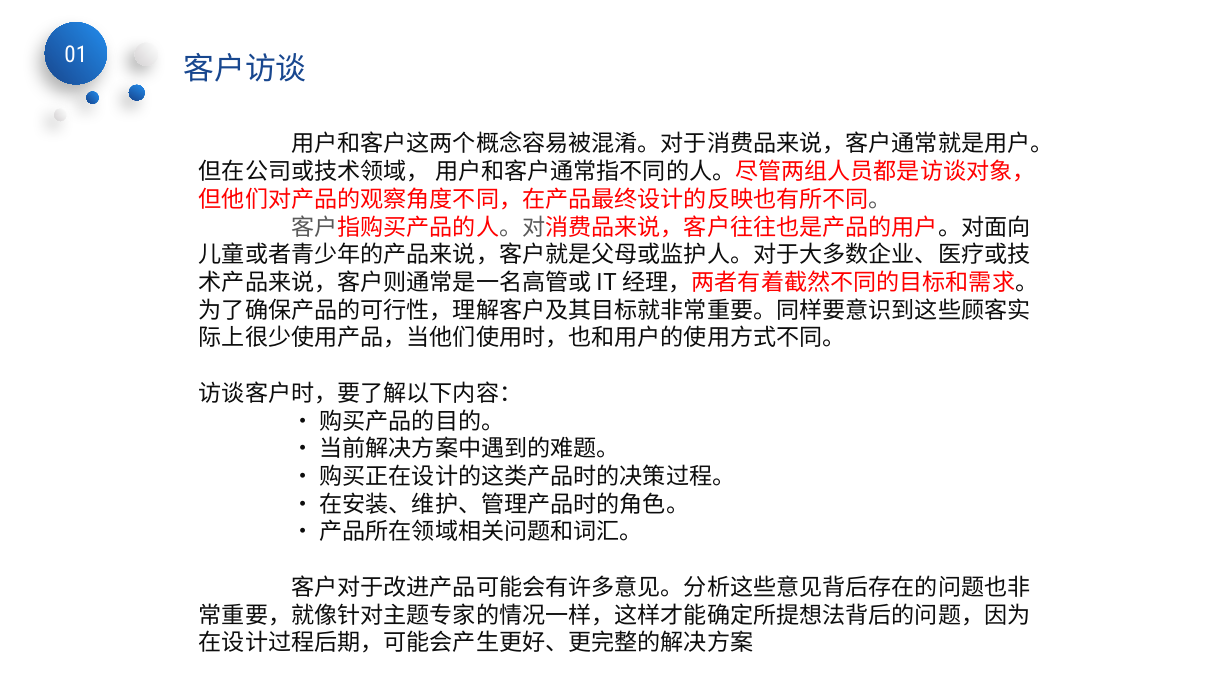
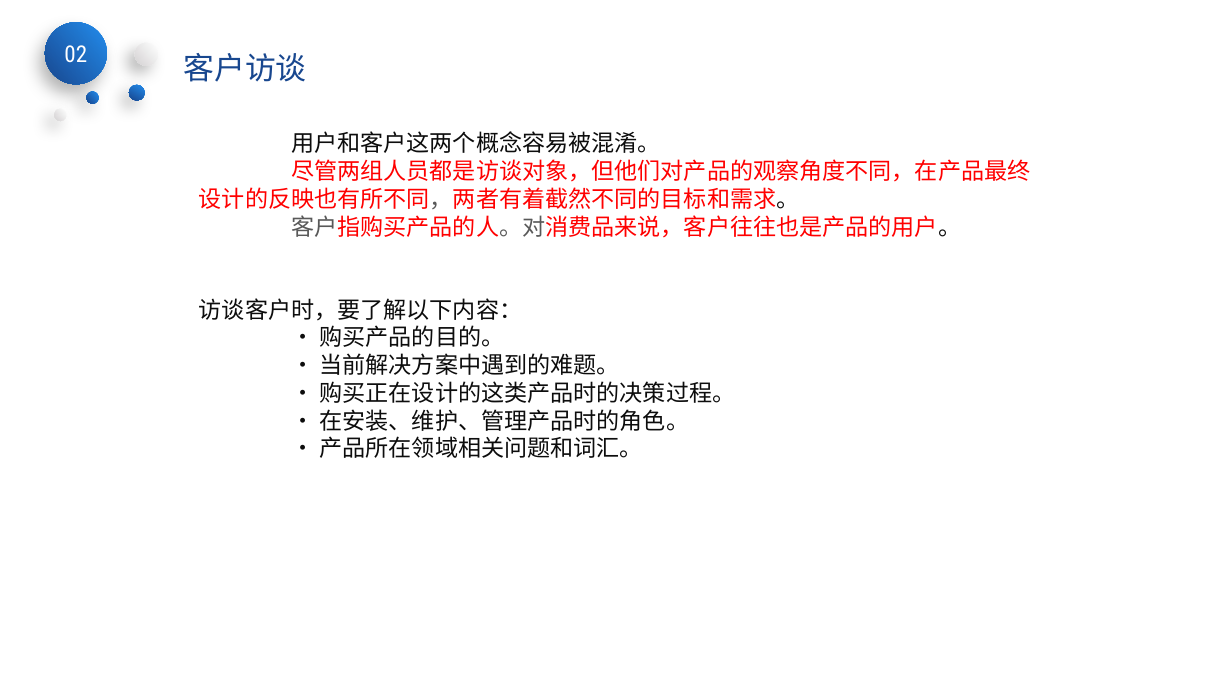
Before and after one commit to SarielX98/PRD2018G14, a slide deck: slide 22 of 受控文档/PPT/PRD2018-G14-界面原型.pptx (slide 10 before the commit). Drawn at 1232x693 pixels with LibreOffice and Linux fonts; fonts in the diff are those of the drawing; background and template pictures are left out. Boxes give left, top, right and bottom in pixels: in the first picture for what was removed or moved away, otherwise in the second. Text is boxed around its words. In the diff, an @@ line names an element or a change of style, - is before the commit and + after.

```diff
--- a/受控文档/PPT/PRD2018-G14-界面原型.pptx
+++ b/受控文档/PPT/PRD2018-G14-界面原型.pptx
@@ text in ellipse at [64,45,87,62]: text changed @@
-01
+02
@@ text at [199,131,1030,238]: text changed; text colour #0D0D0D to #FF0000 @@
-用户和客户这两个概念容易被混淆。对于消费品来说，客户通常就是用户。但在公司或技术领域， 用户和客户通常指不同的人。尽管两组人员都是访谈对象，但他们对产品的观察角度不同，在产品最终设计的反映也有所不同。
-客户指购买产品的人。对消费品来说，客户往往也是产品的用户。对面向儿童或者青少年的产品来说，客户就是父母或监护人。对于大多数企业、医疗或技术产品来说，客户则通常是一名高管或 IT 经理，两者有着截然不同的目标和需求。为了确保产品的可行性，理解客户及其目标就非常重要。同样要意识到这些顾客实际上很少使用产品，当他们使用时，也和用户的使用方式不同。
+用户和客户这两个概念容易被混淆。
+尽管两组人员都是访谈对象，但他们对产品的观察角度不同，在产品最终设计的反映也有所不同，两者有着截然不同的目标和需求。
+客户指购买产品的人。对消费品来说，客户往往也是产品的用户。
@@ text at [199,575,1031,653]: paragraph removed @@
-客户对于改进产品可能会有许多意见。分析这些意见背后存在的问题也非常重要，就像针对主题专家的情况一样，这样才能确定所提想法背后的问题，因为在设计过程后期，可能会产生更好、更完整的解决方案
```
Also in this commit, not shown: 18 other slides changed, 24 slides added, 31 slides removed.
